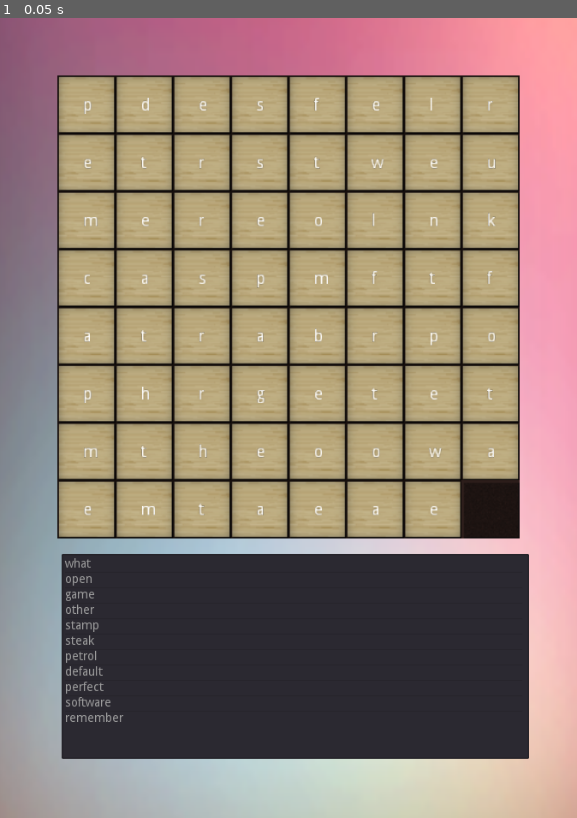
Above: before the commit, frame 1.
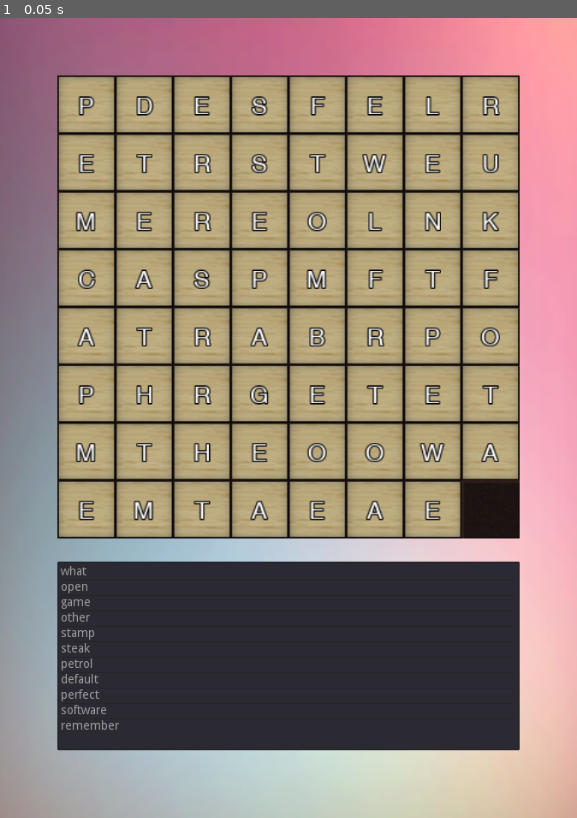
Above: after the commit, the same moment.

Repository: ahmetilgin/WordFinding
Game: Godot game, scene res://game.tscn
Two runs of this game, one before a commit and one after it. Both use one fixed random seed, a clock stepped at 60 frames per second and the inputs below.
Inputs:
- Up to frame 1 (0.05 s): no input

The runs differ from the first frame. In frame 1, 6.6% of the frame differs, in the area x 9-92%, y 9-93%.

Commit message:
bir takım düzenleme

Diff:
--- a/Block.gd
+++ b/Block.gd
@@ -1,13 +1,9 @@
 extends TouchScreenButton
 
-
+signal block_move(rot)
 # Called when the node enters the scene tree for the first time.
 func _ready():
 	pass # Replace with function body.
-# Called every frame. 'delta' is the elapsed time since the previous frame.
-#func _process(delta):
-#	pass
-
 
 func is_raycast_collide_with_block(raycast):
 	if !raycast.is_colliding():
@@ -42,6 +38,7 @@
 		elif look_around_result == Globals.rotations.left:
 			get_parent().set_global_position(global_position + Vector2(-Globals.cell_size * Globals.divition_ratio,0))
 			pass
+		emit_signal("block_move",look_around_result)
 	pass # Replace with function body.
 
 
--- a/Block.tscn
+++ b/Block.tscn
@@ -1,11 +1,19 @@
-[gd_scene load_steps=5 format=2]
+[gd_scene load_steps=7 format=2]
 
 [ext_resource path="res://assets/block.png" type="Texture" id=1]
 [ext_resource path="res://Block.gd" type="Script" id=2]
 [ext_resource path="res://block_kinematic.gd" type="Script" id=3]
+[ext_resource path="res://assets/Helvetica.ttf" type="DynamicFontData" id=4]
 
 [sub_resource type="RectangleShape2D" id=1]
 extents = Vector2( 16.1403, 15.9239 )
+
+[sub_resource type="DynamicFont" id=2]
+size = 20
+outline_size = 1
+outline_color = Color( 0, 0, 0, 1 )
+use_filter = true
+font_data = ExtResource( 4 )
 
 [node name="Block" type="KinematicBody2D"]
 script = ExtResource( 3 )
@@ -42,11 +50,16 @@
 enabled = true
 cast_to = Vector2( 0, 35.817 )
 
-[node name="Label" type="RichTextLabel" parent="."]
-margin_left = 21.1403
-margin_top = 18.4209
-margin_right = 40.1403
-margin_bottom = 40.4209
+[node name="Label" type="Label" parent="."]
+margin_left = 6.0
+margin_top = 3.0
+margin_right = 42.0
+margin_bottom = 48.0
+custom_fonts/font = SubResource( 2 )
+text = "w"
+align = 1
+valign = 1
+uppercase = true
 __meta__ = {
 "_edit_use_anchors_": false
 }
--- a/block_kinematic.gd
+++ b/block_kinematic.gd
@@ -12,6 +12,9 @@
 
 func set_label(text):
 	$Label.set_text(text)
+
+func get_label():
+	return $Label.get_text()
 # Called every frame. 'delta' is the elapsed time since the previous frame.
 #func _process(delta):
 #	pass
--- a/game.gd
+++ b/game.gd
@@ -4,6 +4,8 @@
 var background = preload("res://Background.tscn")
 var block_list = []
 var word_sum_list = []
+var sum_word_list = []
+var current_cell_size = 0
 func fill_frames(position):
 	var frame = frame_scene.instance()
 	add_child(frame)
@@ -17,7 +19,7 @@
 
 func _ready():
 	get_window_size()
-	var current_cell_size = Globals.cell_size * Globals.divition_ratio
+	current_cell_size = Globals.cell_size * Globals.divition_ratio
 	for x in range(0,Globals.map_size):
 		for y in range(0,Globals.map_size):
 			if x == 0 and y == 0:
@@ -49,7 +51,8 @@
 			block.set_scale(Vector2(Globals.divition_ratio,Globals.divition_ratio))
 			block.set_global_position(Vector2(x *current_cell_size + current_cell_size, y* current_cell_size + current_cell_size ))
 			block_list.append(block)
-	fill_words_to_blocks()
+			block.get_node("block_button").connect("block_move",self,"block_moved")
+	fill_words_to_blocks(current_cell_size)
 	pass # Replace with function body.
 
 
@@ -61,7 +64,6 @@
 
 func subset_sum(numbers, target, partial=[]):
 	var s = sum_array(partial)
-
 	# check if the partial sum is equals to target
 	if s == target:
 		partial.sort()
@@ -79,12 +81,12 @@
 		subset_sum(remaining, target, partial + [n])
 
 
-func fill_words_to_blocks():
+func fill_words_to_blocks(current_cell_size):
 	randomize()
 	Globals.words.shuffle()
 	var word_list_with_count = {}
 	var word_list_count_list = []
-	var sum_word_list = []
+
 	for	i in range(0,len(Globals.words)):
 		if(len(Globals.words[i]) <=  Globals.map_size):
 			var letter_count = len(Globals.words[i])
@@ -109,6 +111,34 @@
 
 	for	block in block_list:
 		block.set_label(total_letters.pop_back())
+
+	$ItemList.set_size(Vector2(Globals.map_size * current_cell_size + 1, len(sum_word_list) * 20 ))
+	$ItemList.set_global_position(Vector2(current_cell_size, (Globals.map_size + 1.4) *current_cell_size ))
+
+	pass
+
+func block_moved(pos):
+
+	var i = 0
+	var block_with_pos = {}
+	var column_letters = {}
+
+
+	for block in block_list:
+		var curr_pos = block.get_global_position() / current_cell_size
+		block_with_pos[curr_pos] = block.get_label()
+		if !column_letters.has(curr_pos.y):
+			column_letters[curr_pos.y] = " "
+
+		column_letters[curr_pos.y] += block.get_label()
+
+	print(column_letters)
+	print("-------------------")
+	for column in column_letters:
+		print(column_letters[column])
+	var empty_pos = Vector2(0,0)
+	print("-------------------")
+
 	pass
 
 # Called every frame. 'delta' is the elapsed time since the previous frame.
Binary file added: assets/Helvetica.ttf
